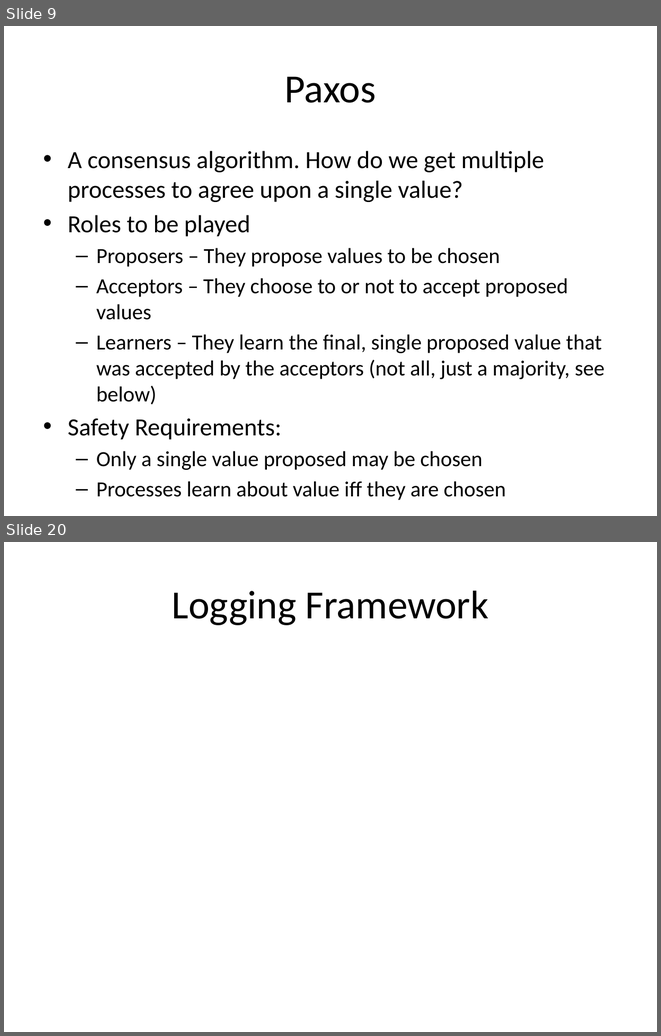
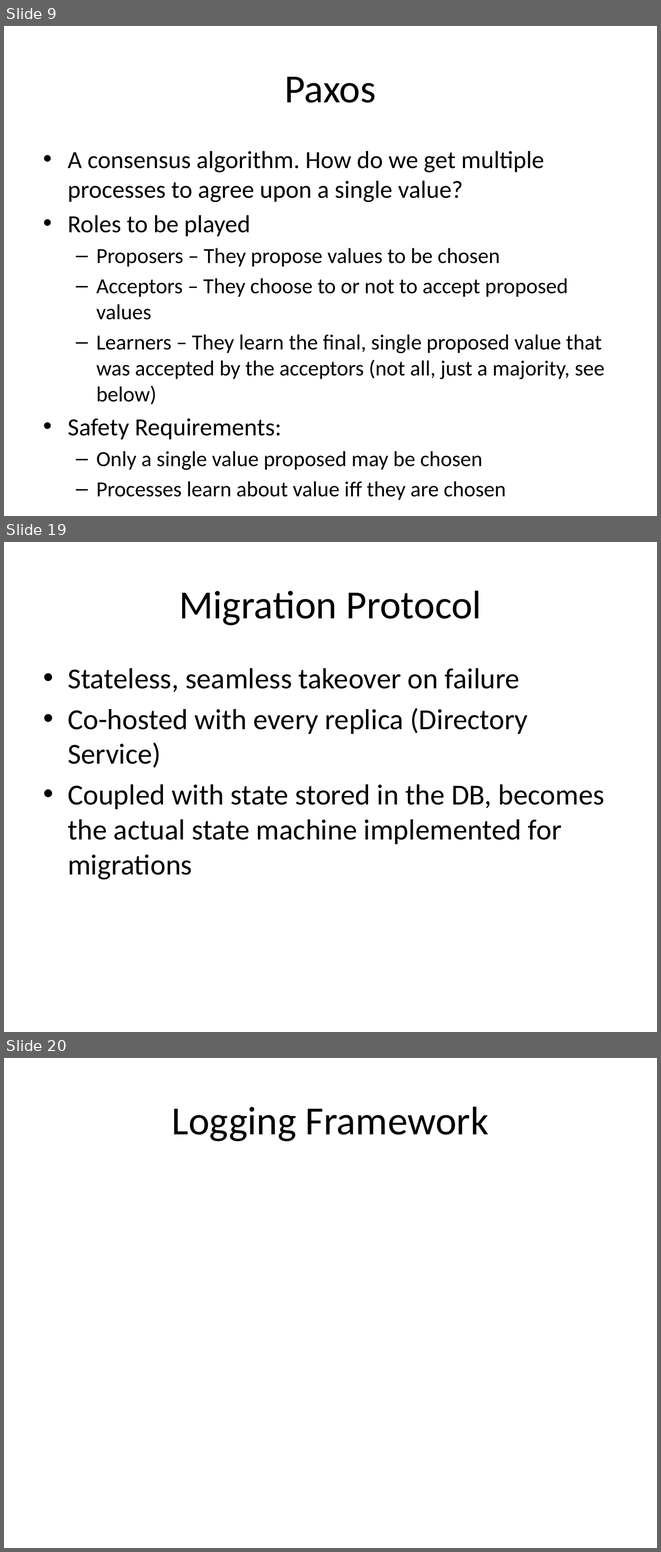
Before and after one commit to Slania/JPaxos-1, a slide deck: Paxos based directory updates for geo-replicated cloud storage.pptx. Shown one above the other, each under a label of ours: slides 9 and 20 before the commit, slides 9, 19 and 20 after it; the slides between them are not shown. The pictures are 661x1036 and 661x1552 pixels, drawn with LibreOffice and Linux fonts; fonts in the diff are those of the drawing. Boxes give left, top, right and bottom in pixels: in the first picture for what was removed or moved away, otherwise in the second. Text is boxed around its words. In the diff, an @@ line names an element or a change of style, - is before the commit and + after.

```diff
--- a/Paxos based directory updates for geo-replicated cloud storage.pptx
+++ b/Paxos based directory updates for geo-replicated cloud storage.pptx
@@ slide 19 added at box(4, 542, 657, 1032), background #FFFFFF @@
@@ title added at box(179, 590, 482, 625), 44 pt, text #000000 @@
+Migration Protocol
@@ text added at box(68, 668, 604, 880), 32 pt, text #000000 @@
+• Stateless, seamless takeover on failure
+• Co-hosted with every replica (Directory Service)
+• Coupled with state stored in the DB, becomes the actual state machine implemented for migrations
```
Also in this commit, not shown: 3 slides changed, 8 other slides added, 7 slides removed, 1 other file.
